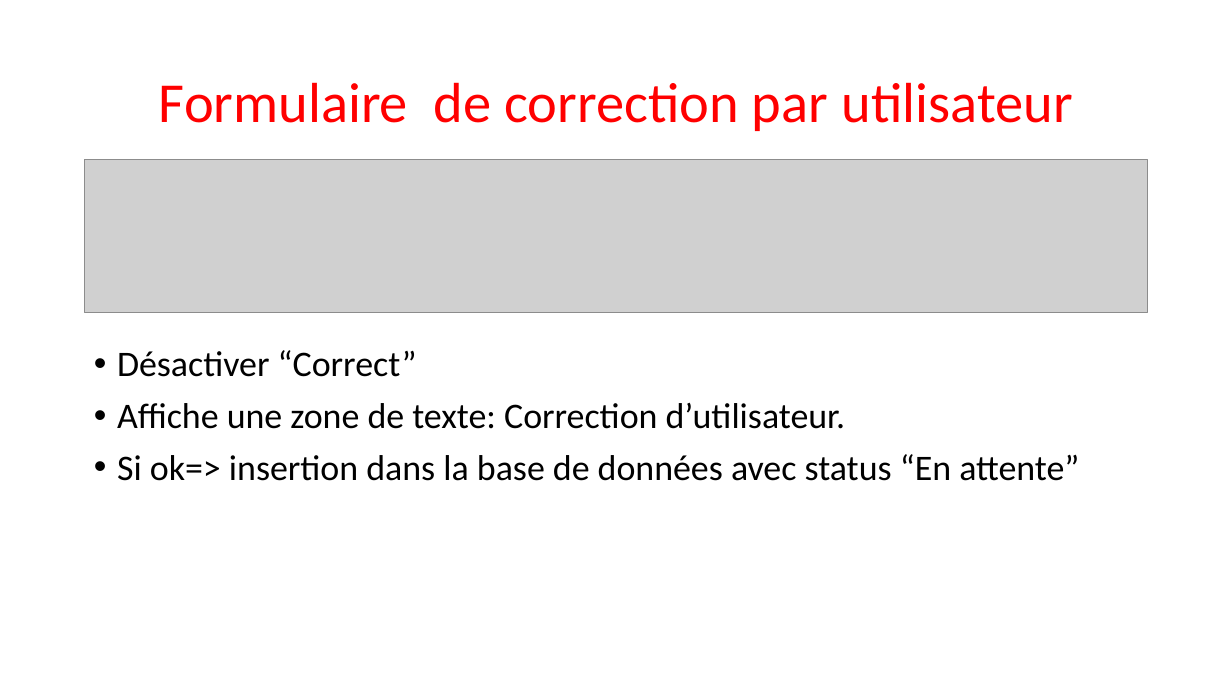
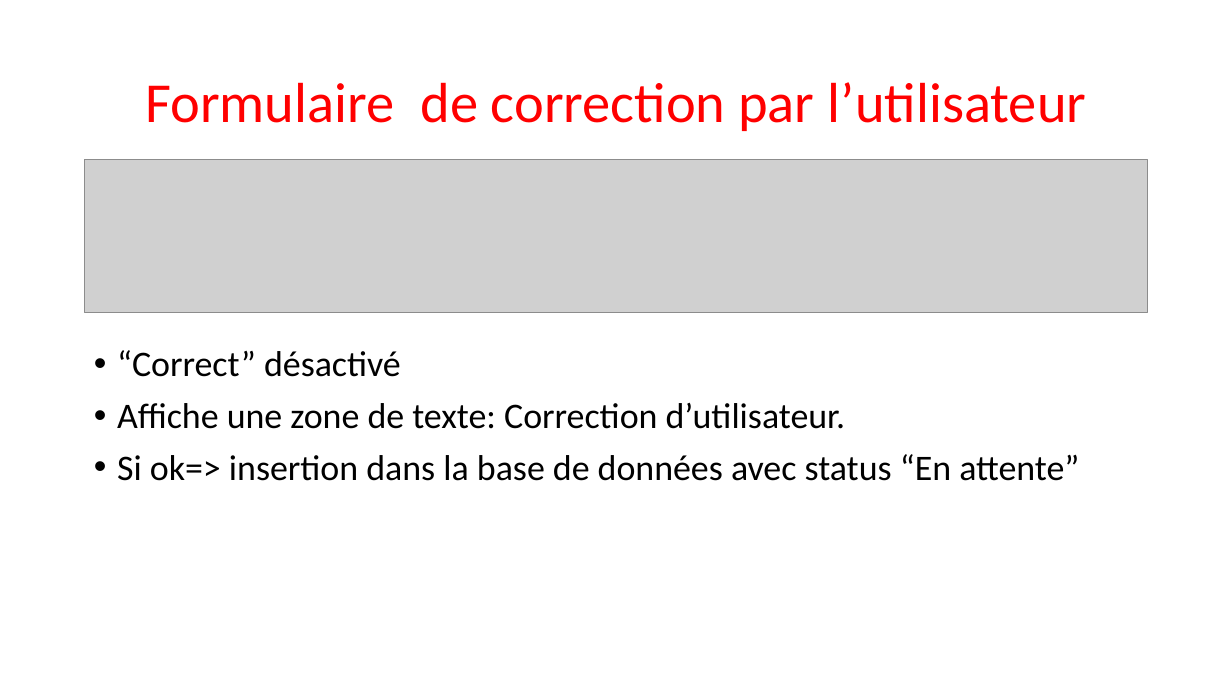
Before and after one commit to Sle3pingForest/StageL3, a slide deck: slide 10 of RapportNam/Nouveau Microsoft PowerPoint Presentation.pptx. Drawn at 1232x693 pixels with LibreOffice and Linux fonts; fonts in the diff are those of the drawing; grey boxes stand for pictures. Boxes give left, top, right and bottom in pixels: in the first picture for what was removed or moved away, otherwise in the second. Text is boxed around its words. In the diff, an @@ line names an element or a change of style, - is before the commit and + after.

```diff
--- a/RapportNam/Nouveau Microsoft PowerPoint Presentation.pptx
+++ b/RapportNam/Nouveau Microsoft PowerPoint Presentation.pptx
@@ title at (x1=145, y1=82, x2=1086, y2=131): text changed @@
-Formulaire de correction par utilisateur
+Formulaire de correction par l’utilisateur
@@ text at (x1=117, y1=350, x2=401, y2=377): text changed @@
-• Désactiver “Correct”
+• “Correct” désactivé
```
Also in this commit, not shown: 4 other slides changed, 2 slides added, 5 other files.
